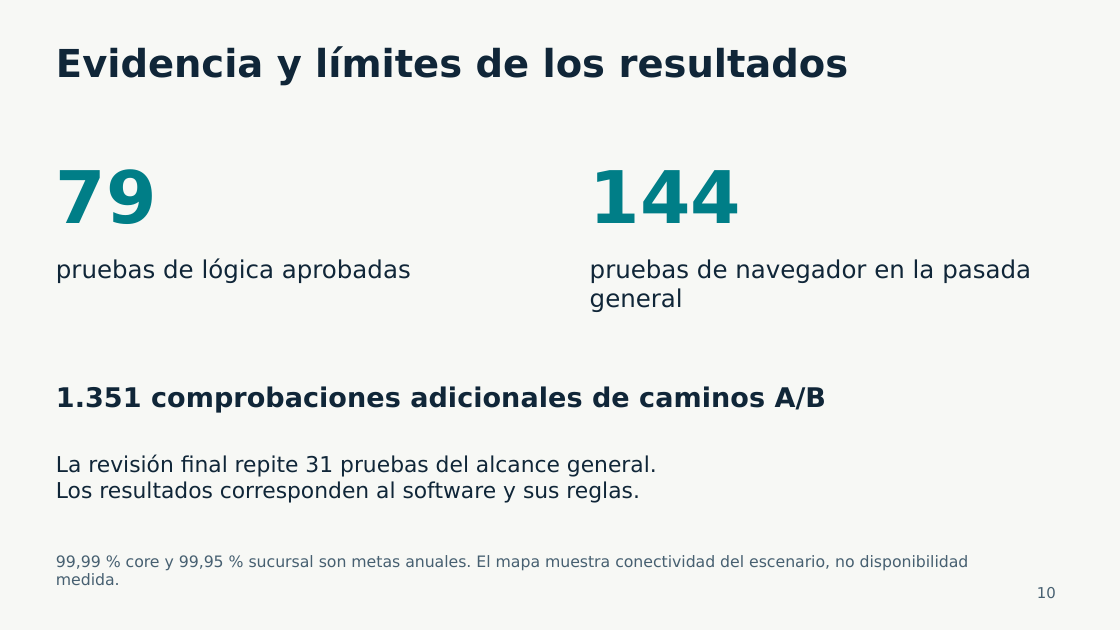
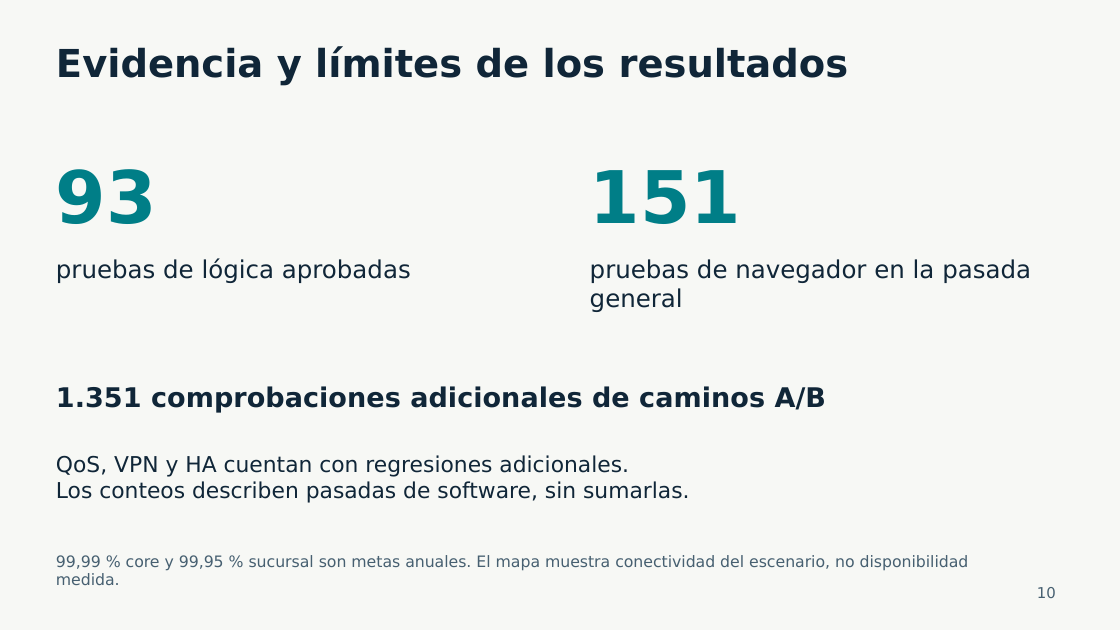
Before and after one commit to hu-herrera/financiera-pacifico-entrega-docente, a slide deck: slide 10 of Presentacion/Avance_Financiera_Pacifico_30_oct_2026.pptx. Drawn at 1120x630 pixels with LibreOffice and Linux fonts; fonts in the diff are those of the drawing. Boxes give left, top, right and bottom in pixels: in the first picture for what was removed or moved away, otherwise in the second. Text is boxed around its words. In the diff, an @@ line names an element or a change of style, - is before the commit and + after.

```diff
--- a/Presentacion/Avance_Financiera_Pacifico_30_oct_2026.pptx
+++ b/Presentacion/Avance_Financiera_Pacifico_30_oct_2026.pptx
@@ text at (x1=56, y1=169, x2=157, y2=224): text changed @@
-79
+93
@@ text at (x1=590, y1=170, x2=741, y2=224): text changed @@
-144
+151
@@ text at (x1=56, y1=455, x2=690, y2=503): text changed @@
-La revisión final repite 31 pruebas del alcance general.
-Los resultados corresponden al software y sus reglas.
+QoS, VPN y HA cuentan con regresiones adicionales.
+Los conteos describen pasadas de software, sin sumarlas.
```
Also in this commit, not shown: 2 other slides changed, 6 other files.
